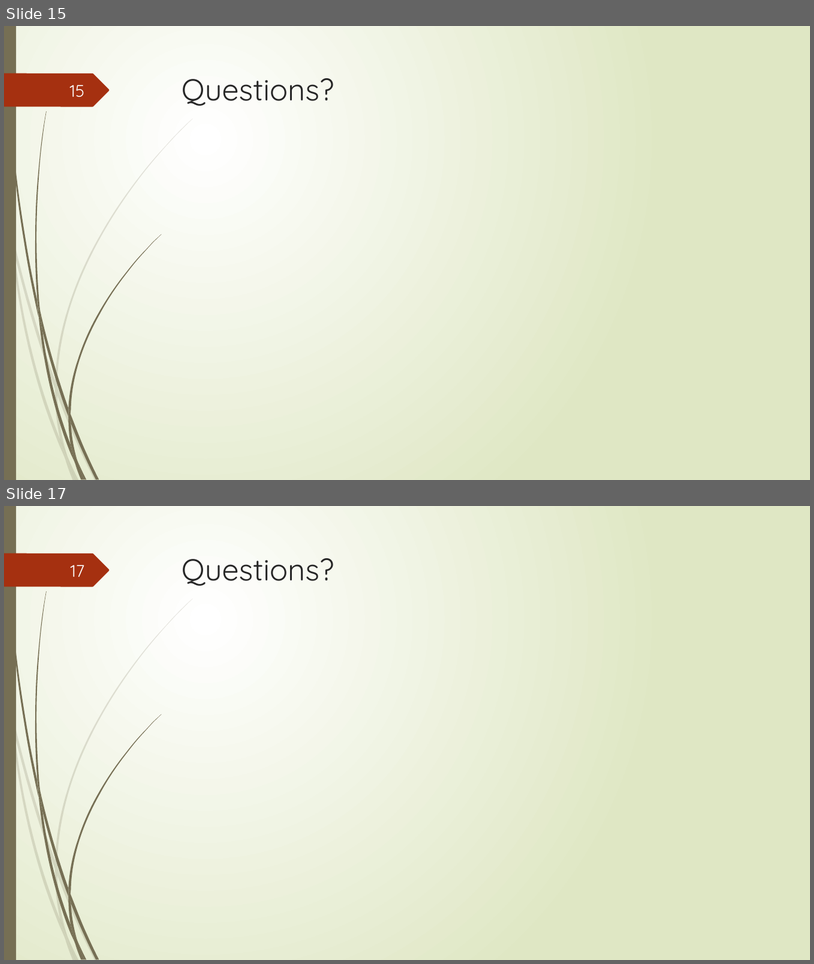
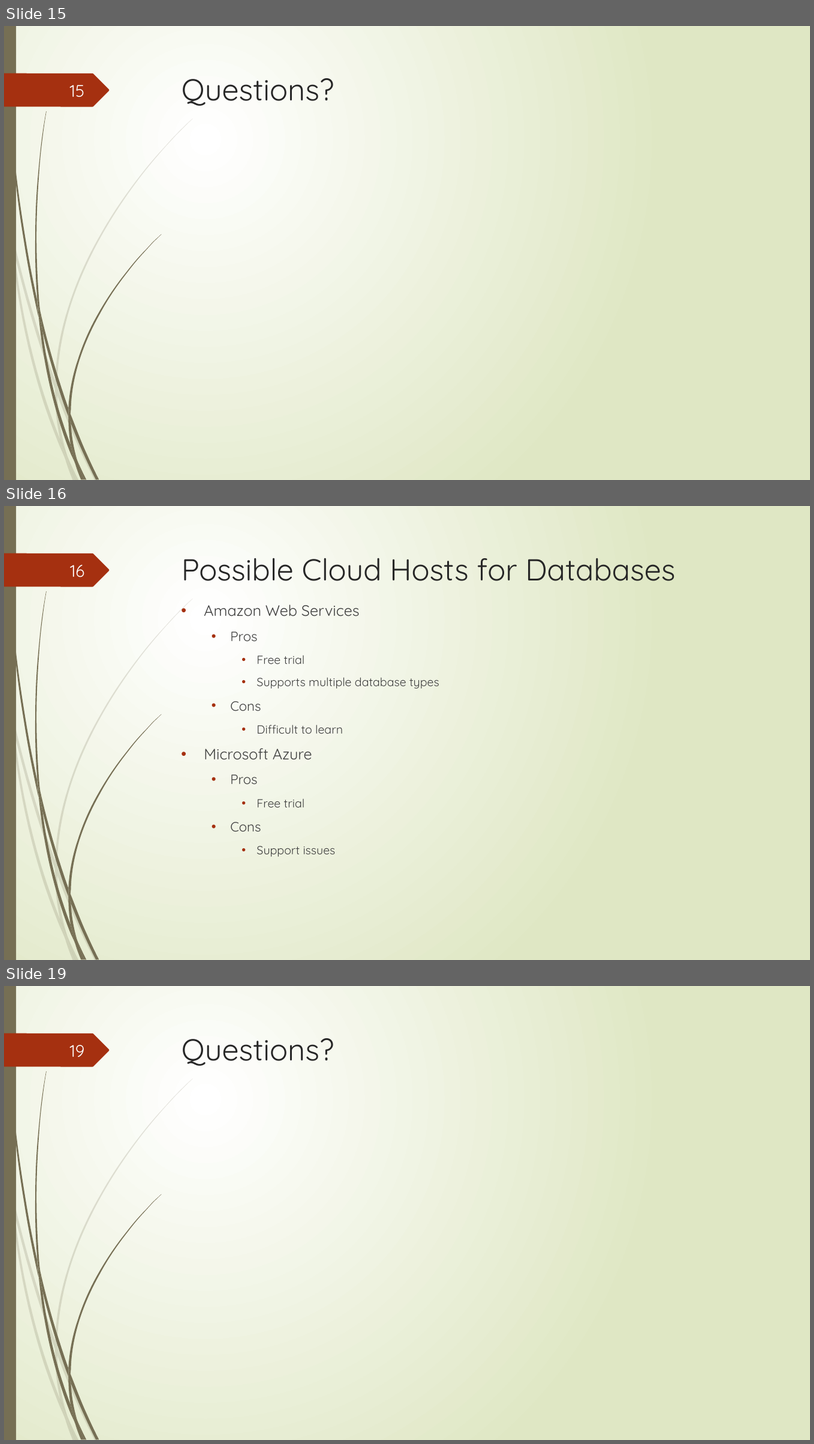
Before and after one commit to junmin-yee/Landmarked, a slide deck: Presentations/Sprint01 ReviewMeeting.pptx. Shown one above the other, each under a label of ours: slides 15 and 17 before the commit, slides 15, 16 and 19 after it; the slides between them are not shown. The pictures are 814x964 and 814x1444 pixels, drawn with LibreOffice and Linux fonts; fonts in the diff are those of the drawing. Boxes give left, top, right and bottom in pixels: in the first picture for what was removed or moved away, otherwise in the second. Text is boxed around its words. In the diff, an @@ line names an element or a change of style, - is before the commit and + after.

```diff
--- a/Presentations/Sprint01 ReviewMeeting.pptx
+++ b/Presentations/Sprint01 ReviewMeeting.pptx
@@ slide 16 added at [4, 506, 810, 960], background gradient #FFFFFF to #DFE8C4; not listed: 24 template elements that a slide beside it also shows @@
@@ title added at [182, 558, 675, 581], 36 pt, text #262626 @@
+Possible Cloud Hosts for Databases
@@ page number added at [70, 565, 84, 577], 20 pt, text #FEFFFF @@
+16
@@ text added at [204, 604, 440, 856], 14 pt, text #404040 @@
+• Amazon Web Services
+  • Pros
+    • Free trial
+    • Supports multiple database types
+  • Cons
+    • Difficult to learn
+• Microsoft Azure
+  • Pros
+    • Free trial
+  • Cons
+    • Support issues
@@ what was slide 17 is now slide 19 @@
@@ page number at [70, 1045, 85, 1057]: text changed @@
-17
+19
```
Also in this commit, not shown: 1 slide changed, 5 other slides added, 3 slides removed.
